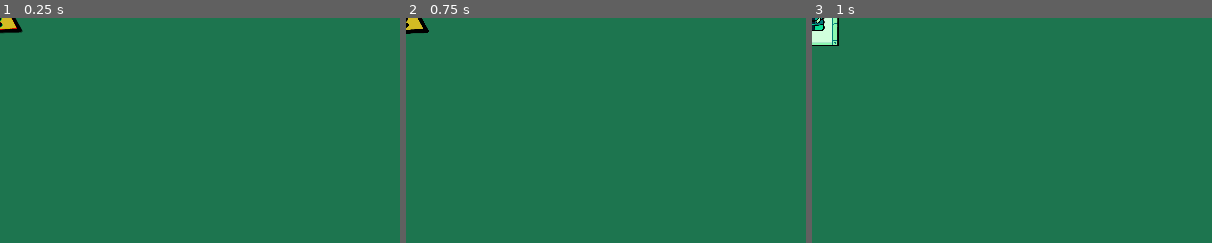
Above: before the commit, frames 1-3 (left to right).
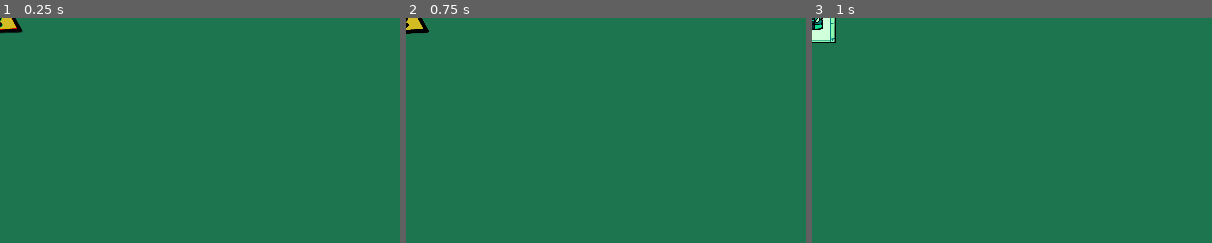
Above: after the commit, the same moments.

Repository: icheft524/Folder-Brawler
Game: Godot game, scene res://enemy/zip_file/zip_file.tscn
Two runs of this game, one before a commit and one after it. Both use one fixed random seed, a clock stepped at 60 frames per second and the inputs below. This scene is started directly instead of the project's main scene.
Inputs (mouse positions are % of the whole screen's width and height, from its top left):
- Up to frame 1 (0.25 s): no input
- Up to frame 2 (0.75 s): tap Enter (ui_accept) at 0.5 s; move the mouse to (72, 45) at 0.52 s; right-click (72, 45) at 0.6 s; click (72, 45) at 0.67 s
- Up to frame 3 (1 s): tap Enter (ui_accept) at 0.77 s
The pictures show only the part of the screen within x 0-50%, y 0-50%; the shares and areas given below are measured in that part.

Frames 1-2 are identical in both runs. In frame 3, 0.5% of the frame differs, in the area x 0-7%, y 0-13%.
Error in both runs: Invalid access to property or key 'position' on a base object of type 'Nil'. (res://enemy/zip_file/zip_file.gd:44)

Commit message:
boss not respond fixed

Diff:
--- a/cam.gd
+++ b/cam.gd
@@ -60,15 +60,15 @@
 			$drag_hand.global_position = get_global_mouse_position()
 		if !global.mouse_inv_drag:
 			$drag_hand.visible = false
-		if not_responding:
-			$not_res.visible = true
-			$pointer_mouse.visible = false
-			$hand_mouse.visible = false
-			$open_hand.visible = false
-			$drag_hand.visible = false
-			$not_res.global_position = get_global_mouse_position()
-		if !not_responding:
-			$not_res.visible = false
+	if not_responding:
+		$not_res.visible = true
+		$pointer_mouse.visible = false
+		$hand_mouse.visible = false
+		$open_hand.visible = false
+		$drag_hand.visible = false
+		$not_res.global_position = get_global_mouse_position()
+	if !not_responding:
+		$not_res.visible = false
 
 
 	if global.shaking:
--- a/enemy/zip_file/zip_file.tscn
+++ b/enemy/zip_file/zip_file.tscn
@@ -280,7 +280,7 @@
 
 [node name="Sprite2D" type="Sprite2D" parent="."]
 material = SubResource("ShaderMaterial_5xkbh")
-scale = Vector2(0.45, 0.45)
+scale = Vector2(0.4, 0.4)
 texture = ExtResource("5_ike2s")
 
 [node name="enemy" type="Sprite2D" parent="Sprite2D"]
--- a/folder/folder.gd
+++ b/folder/folder.gd
@@ -58,6 +58,8 @@
 	$hp.text = "CAP: " + str(capacity)
 	if Input.is_action_just_pressed("leftclick"):
 		sound.click()
+	if Input.is_action_just_pressed("rightclick"):
+		global.time += 1
 
 	if global.time == 17 and upgrade_coming == false:
 		$upgrade_coming.start()
--- a/project.godot
+++ b/project.godot
@@ -46,6 +46,11 @@
 "deadzone": 0.5,
 "events": []
 }
+rightclick={
+"deadzone": 0.5,
+"events": [Object(InputEventMouseButton,"resource_local_to_scene":false,"resource_name":"","device":-1,"window_id":0,"alt_pressed":false,"shift_pressed":false,"ctrl_pressed":false,"meta_pressed":false,"button_mask":0,"position":Vector2(0, 0),"global_position":Vector2(0, 0),"factor":1.0,"button_index":2,"canceled":false,"pressed":false,"double_click":false,"script":null)
+]
+}
 
 [rendering]
 
